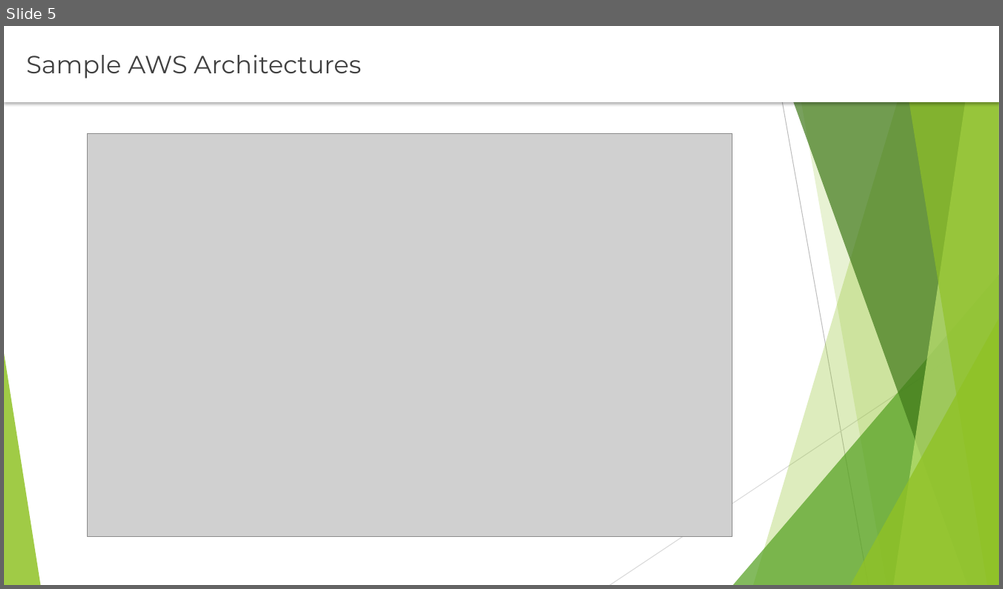
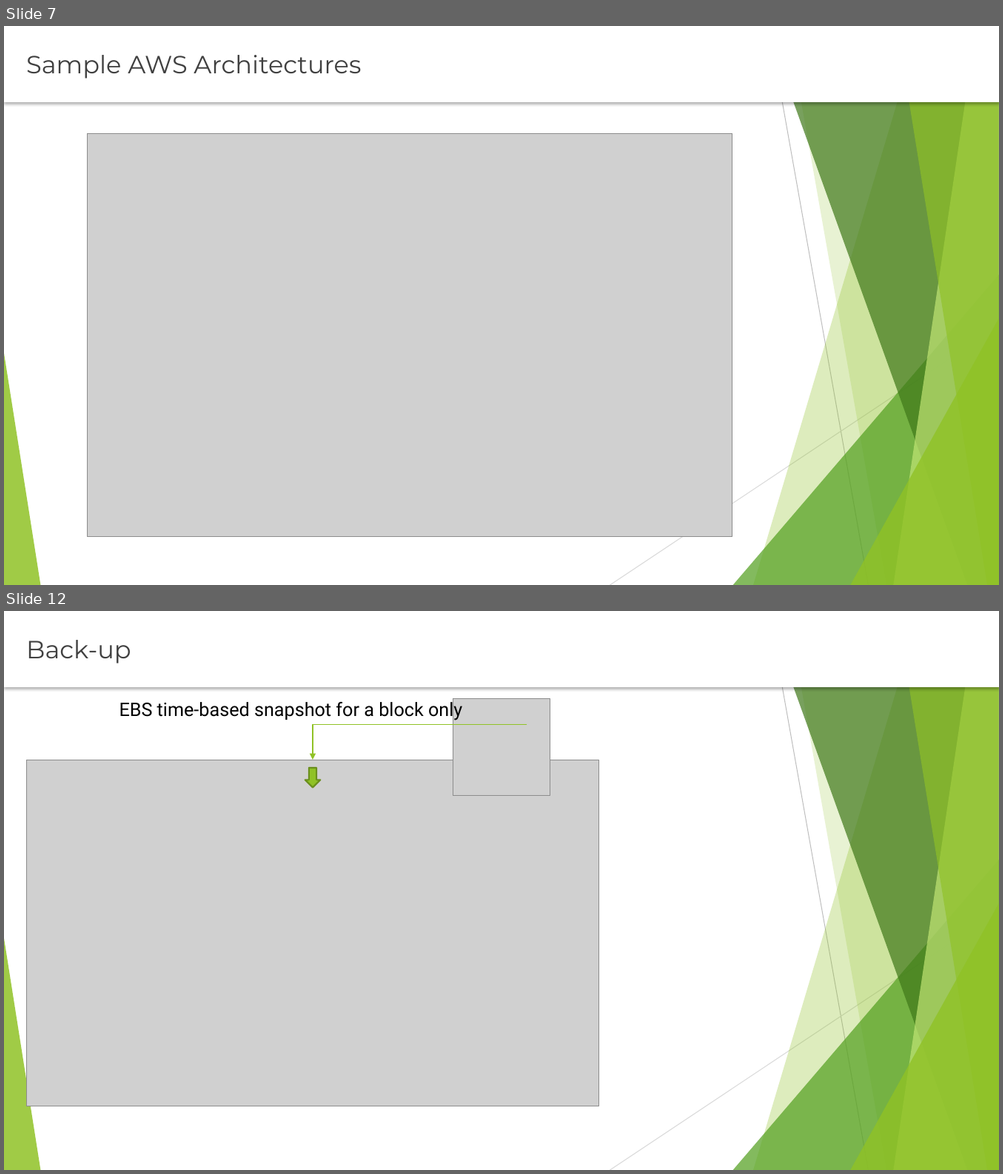
Before and after one commit to rusergei2010/AWSCourse2019, a slide deck: Lecture_2_Compute_Resources/Compute_Resources.pptx. Shown one above the other, each under a label of ours: slide 5 before the commit, slides 7 and 12 after it; the slides between them are not shown. The pictures are 1003x589 and 1003x1174 pixels, drawn with LibreOffice and Linux fonts; fonts in the diff are those of the drawing; grey boxes stand for pictures. Boxes give left, top, right and bottom in pixels: in the first picture for what was removed or moved away, otherwise in the second. Text is boxed around its words. In the diff, an @@ line names an element or a change of style, - is before the commit and + after.

```diff
--- a/Lecture_2_Compute_Resources/Compute_Resources.pptx
+++ b/Lecture_2_Compute_Resources/Compute_Resources.pptx
@@ slide 12 added at <box>4,611,999,1170</box>, background #FFFFFF; not listed: 10 template elements that a slide beside it also shows @@
@@ text added at <box>4,611,999,687</box>, fill #FFFFFF, 24 pt, text #404040 @@
+Back-up
@@ text added at <box>119,699,462,721</box>, 18 pt, text #000000 @@
+EBS time-based snapshot for a block only
@@ picture added at <box>453,698,549,796</box> @@
@@ elbow arrow added from (526, 724) to (313, 760), #90C226 1 pt @@
@@ picture added at <box>26,760,600,1106</box> @@
@@ down arrow added at <box>304,768,320,787</box>, fill #90C226, outline #6B901C 1.5 pt @@
@@ what was slide 5 is now slide 7 @@
```
Also in this commit, not shown: 4 slides changed, 6 other slides added, 7 other files.
